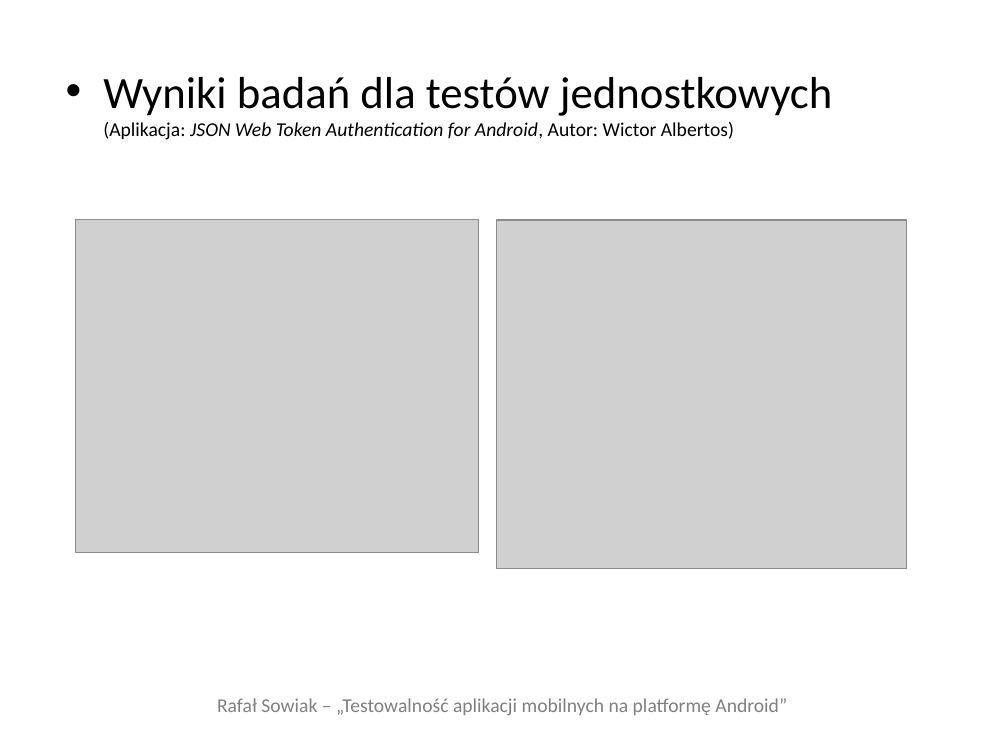
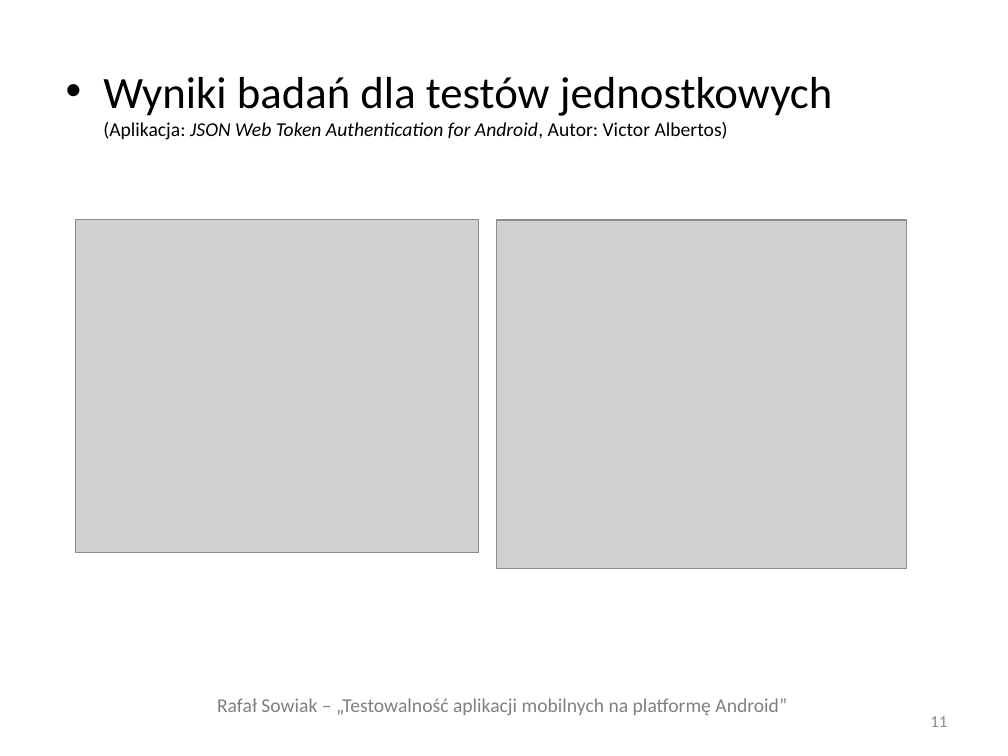
Before and after one commit to adventurewrites/mgr_info, a slide deck: slide 11 of rafal-sowiak-prezentacja-v1.pptx (slide 10 before the commit). Drawn at 1008x756 pixels with LibreOffice and Linux fonts; fonts in the diff are those of the drawing; grey boxes stand for pictures. Boxes give left, top, right and bottom in pixels: in the first picture for what was removed or moved away, otherwise in the second. Text is boxed around its words. In the diff, an @@ line names an element or a change of style, - is before the commit and + after.

```diff
--- a/rafal-sowiak-prezentacja-v1.pptx
+++ b/rafal-sowiak-prezentacja-v1.pptx
@@ text at bbox=[103, 77, 832, 140]: text changed @@
-• Wyniki badań dla testów jednostkowych
-  (Aplikacja: JSON Web Token Authentication for Android, Autor: Wictor Albertos)
+• Wyniki badań dla testów jednostkowych
+  (Aplikacja: JSON Web Token Authentication for Android, Autor: Victor Albertos)
@@ page number added at bbox=[930, 716, 947, 727], 12 pt, text #8C8C8C @@
+11
```
Also in this commit, not shown: 10 other slides changed, 1 slide added, 4 other files.
